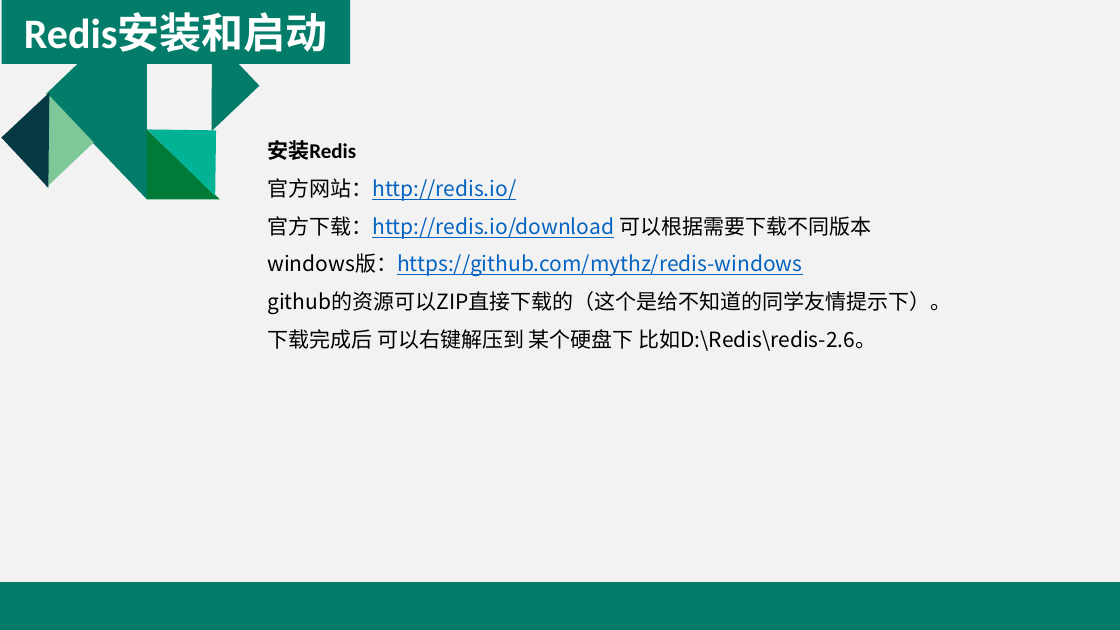
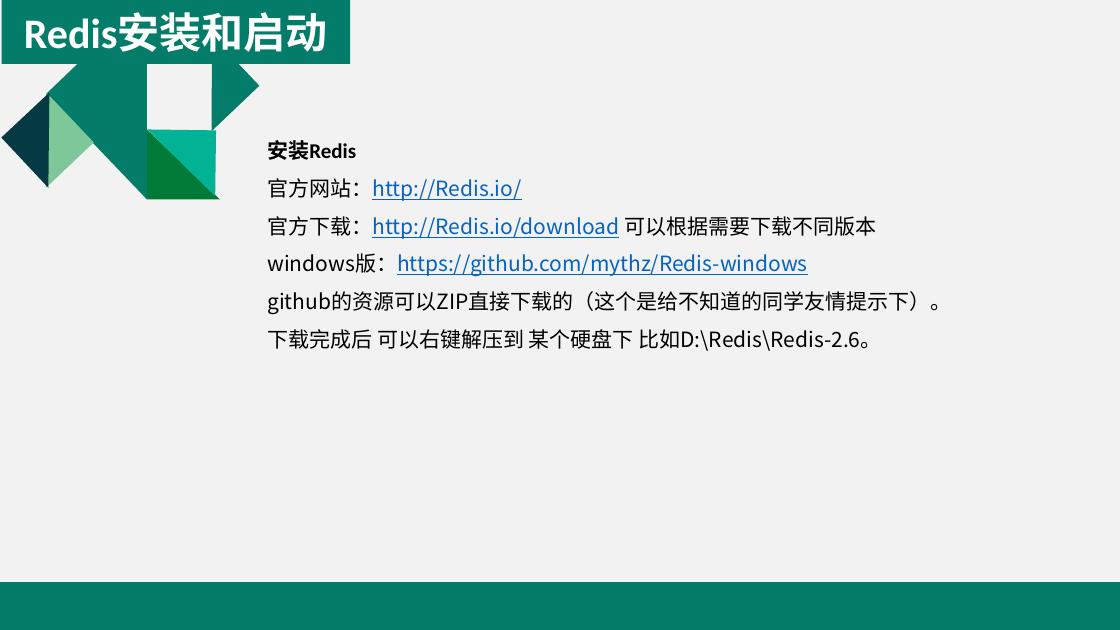
Before and after one commit to yuanhongqiu/baobaotao, a slide deck: slide 7 of taotao-manage/taotao-manage-web/src/main/resources/Redis介绍.pptx. Drawn at 1120x630 pixels with LibreOffice and Linux fonts; fonts in the diff are those of the drawing. Boxes give left, top, right and bottom in pixels: in the first picture for what was removed or moved away, otherwise in the second. Text is boxed around its words. In the diff, an @@ line names an element or a change of style, - is before the commit and + after.

```diff
--- a/taotao-manage/taotao-manage-web/src/main/resources/Redis介绍.pptx
+++ b/taotao-manage/taotao-manage-web/src/main/resources/Redis介绍.pptx
@@ text at (267,178,876,276): text changed @@
-官方网站：http://redis.io/
-官方下载：http://redis.io/download 可以根据需要下载不同版本
-windows版：https://github.com/mythz/redis-windows
+官方网站：http://Redis.io/
+官方下载：http://Redis.io/download 可以根据需要下载不同版本
+windows版：https://github.com/mythz/Redis-windows
@@ text at (267,329,881,351): text changed @@
-下载完成后 可以右键解压到 某个硬盘下 比如D:\Redis\redis-2.6。
+下载完成后 可以右键解压到 某个硬盘下 比如D:\Redis\Redis-2.6。
```
Also in this commit, not shown: 16 other slides changed, 8 slides added, 11 slides removed.
